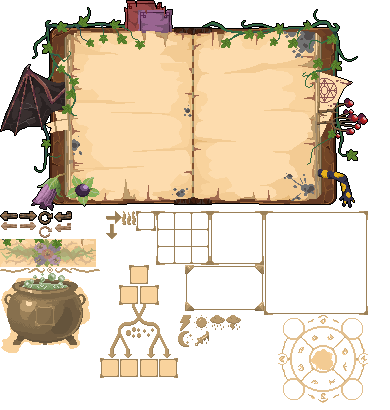
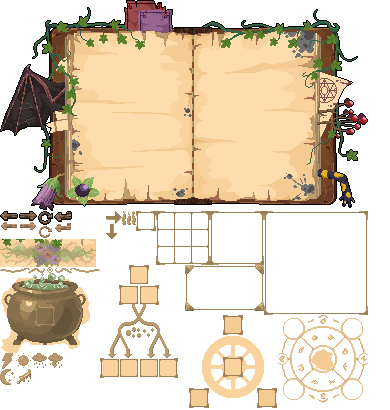
Two versions of the same layered image (390 × 410). Layer-by-layer changes:
painted on "art_of_witchcraft.png" over [left=0, top=315, right=277, bottom=408]
